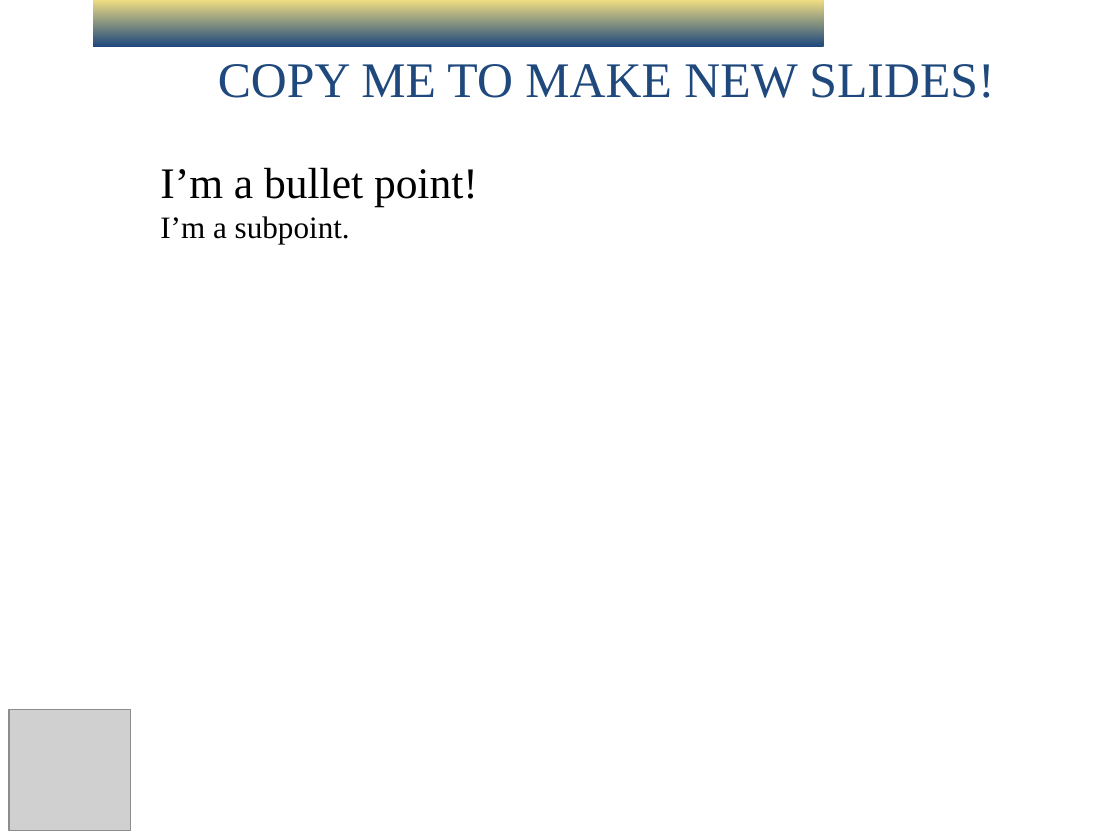
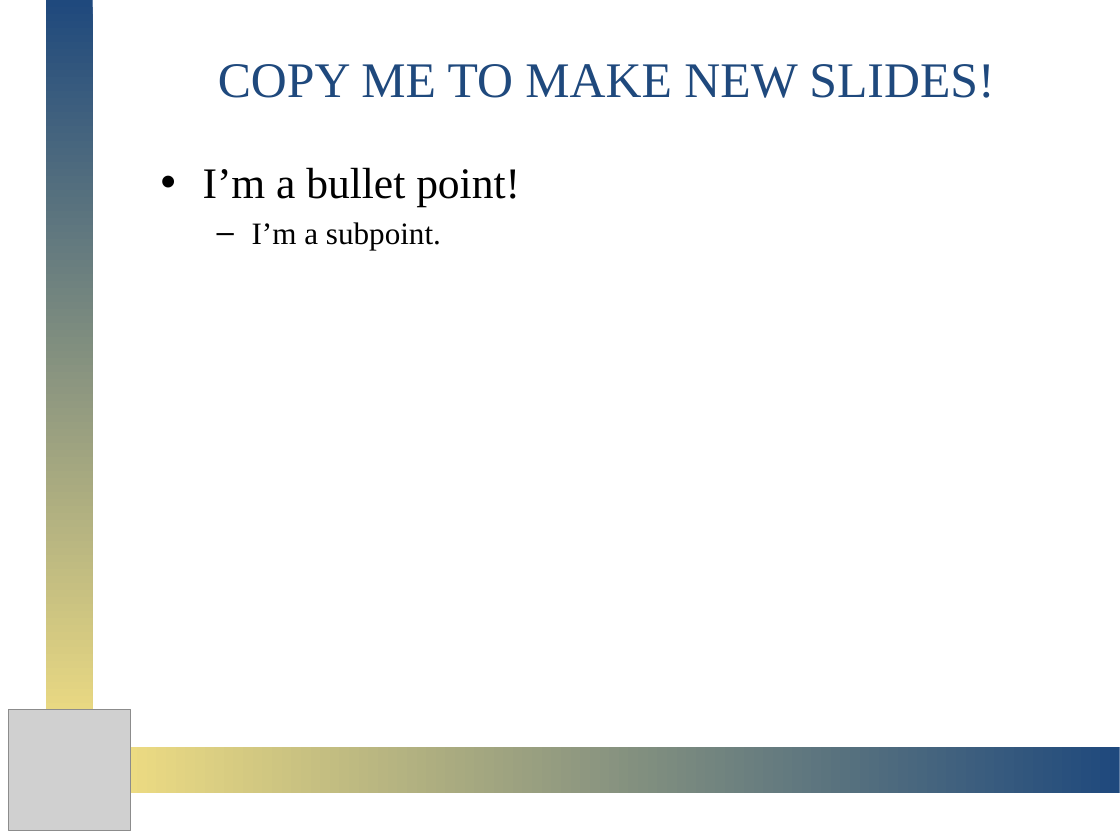
Before and after one commit to omgpotatoes/DEANQA, a slide deck: slide 2 of presentation/DeanQA.pptx (slide 4 before the commit). Drawn at 1120x840 pixels with LibreOffice and Linux fonts; fonts in the diff are those of the drawing; grey boxes stand for pictures. Boxes give left, top, right and bottom in pixels: in the first picture for what was removed or moved away, otherwise in the second. Text is boxed around its words. In the diff, an @@ line names an element or a change of style, - is before the commit and + after.

```diff
--- a/presentation/DeanQA.pptx
+++ b/presentation/DeanQA.pptx
@@ rectangle added at (x1=46, y1=1, x2=94, y2=732), fill gradient #D2DDF1 to #1F497D to #EEDC82 @@
@@ rectangle removed at (x1=93, y1=0, x2=824, y2=47) @@
@@ text "I’m a bullet point!" at (x1=203, y1=167, x2=520, y2=250): bullet none to •; more space between paragraphs; bullet none to –; list level 1 to 2 in "I’m a subpoint." @@
@@ rectangle added at (x1=118, y1=747, x2=1119, y2=794), fill gradient #D2DDF1 to #1F497D to #EEDC82 @@
```
Also in this commit, not shown: 1 other slide changed, 2 slides removed, 1 other file.
